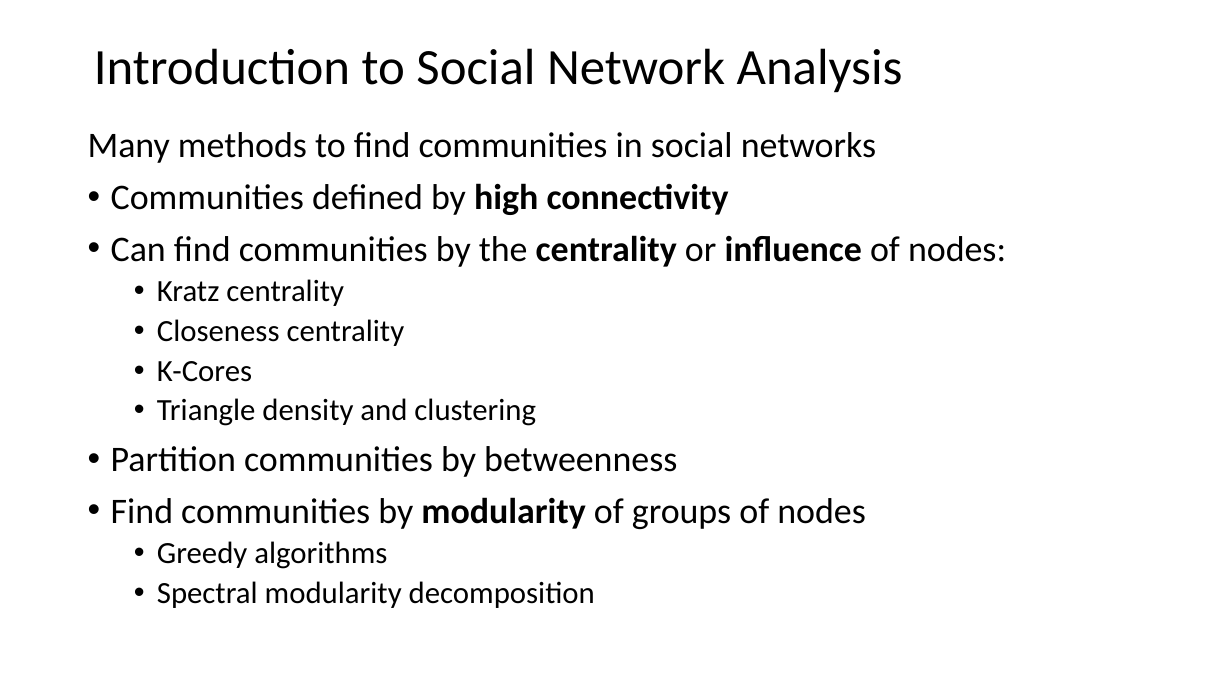
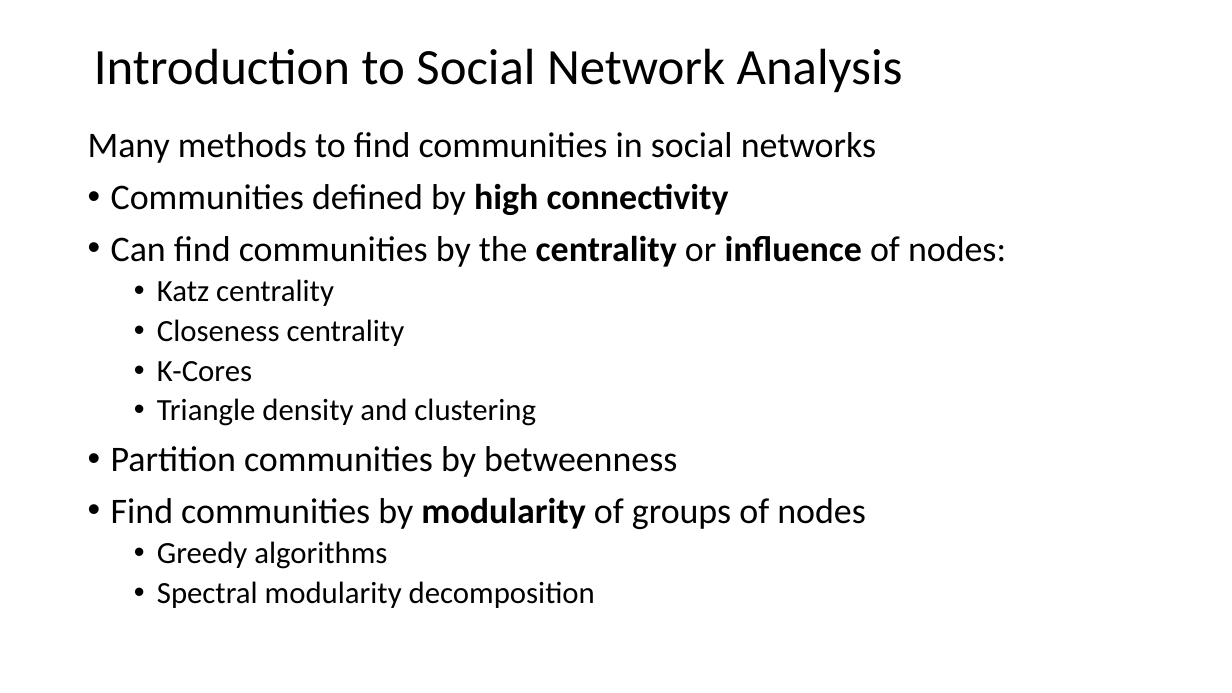
Before and after one commit to StephenElston/CSCI-E-108, a slide deck: slide 26 of slides/5_GraphsAndSocialNetworks.pptx. Drawn at 1232x693 pixels with LibreOffice and Linux fonts; fonts in the diff are those of the drawing. Boxes give left, top, right and bottom in pixels: in the first picture for what was removed or moved away, otherwise in the second. Text is boxed around its words. In the diff, an @@ line names an element or a change of style, - is before the commit and + after.

Commit message:
Correted typos from lecture

```diff
--- a/slides/5_GraphsAndSocialNetworks.pptx
+++ b/slides/5_GraphsAndSocialNetworks.pptx
@@ text at (157, 279, 334, 306): text changed @@
-  • Kratz centrality
+  • Katz centrality
```
Also in this commit, not shown: 6 other slides changed.
